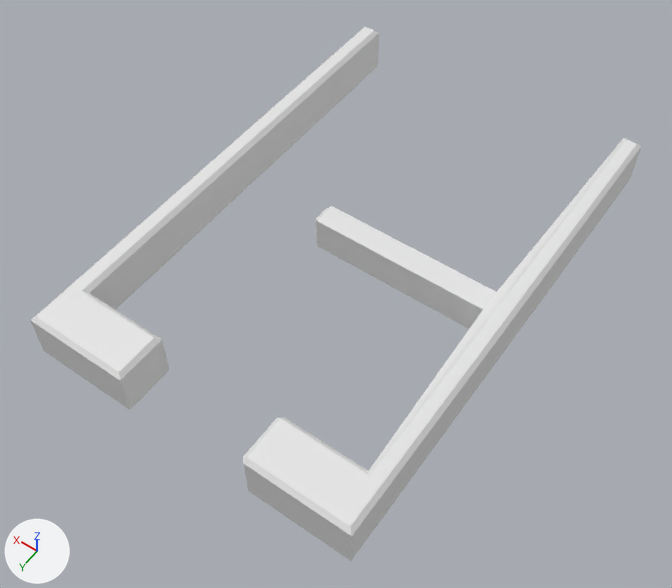
The FBX model Assets/Models/corridor2.fbx: old version first, new version second.
Before and after are seen from a 50 mm lens placed at (-11.4, 19.3, 27.3), pointed at (1.1, 1.8, -0.2). Every picture has the same lights, and +X, +Y and +Z are marked at lower left.

Names of what the first picture shows: 'corrdor2'.
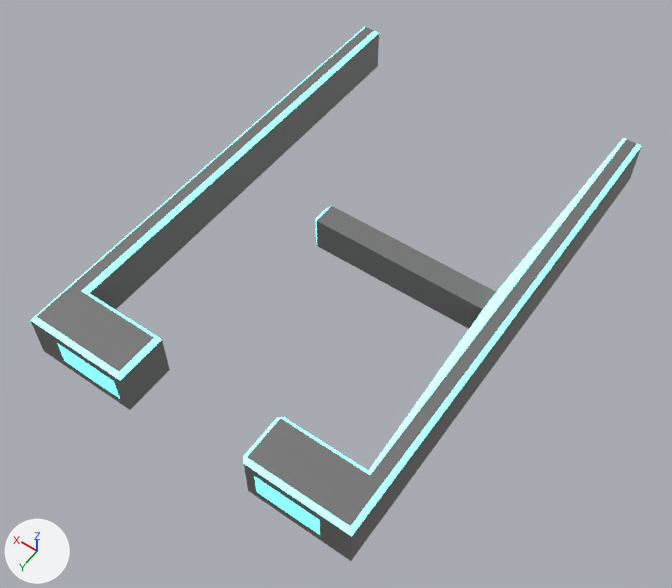
Changed parts and their boxes (x1, y1, x2, y2) in the pictures (672 x 588 px):
part 1 of me_cube_001, built on: (47, 332, 330, 547) in both
part 2 of me_cube_001, recoloured (white to grey): (30, 27, 641, 561) in both

What changed in the scene script:
```text
Add mat_body:
    mat_body = principled_material('body')
    mat_body.base_color = (0.175, 0.175, 0.175)  # grey #747474
Add mat_light:
    mat_light = principled_material('light')
    mat_light.base_color = (0.8, 0.8, 0.8)  # white #e7e7e7
    mat_light.emission_color = (0.0, 2.0, 1.554)  # cyan #00ffff
    mat_light.emission_strength = 1.0
Change me_cube_001:
    used by ob_corrdor2; location = (0.0, 0.0, 0.0)
    remove me_cube_001.from_pydata(...)  # 64 vertices, 60 faces; spans x -5.3..8.0, y -10.0..10.0, z 0.0..2.0
    add me_cube_001.from_pydata(...)  # 72 vertices, 68 faces; spans x -5.3..8.0, y -10.0..10.0, z 0.0..2.0
    me_cube_001 part 1
    2 faces are deleted
    8 vertices are added at x -4.2..6.8, y 10.0, z 0.4..1.5
    2 new faces join them, mat_light (white #e7e7e7)
    8 new faces join them, mat_body (grey #747474)
    me_cube_001 part 2: 35 faces spanning x -5.3..8.0, y -10.0..10.0, z 0.0..2.0 switch from no material to mat_body (grey #747474)
    add me_cube_001.materials.append(mat_light)  # white #e7e7e7
```
